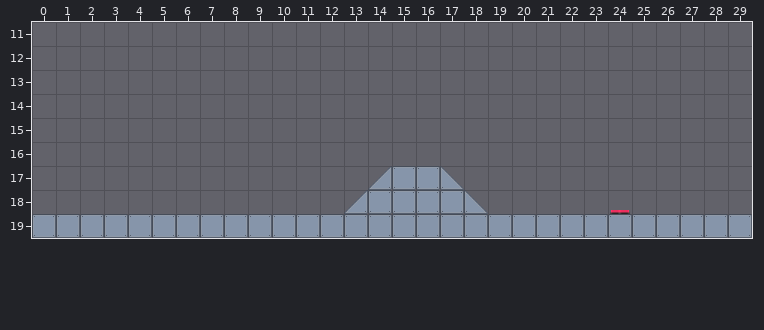
An edit to a level. Tiled map, Assets/tiled/TestMap.tmx. The first picture shows the starting point.
Cells are 32x32 px. Shown: x 0..29, y 11..19.
After the commit:
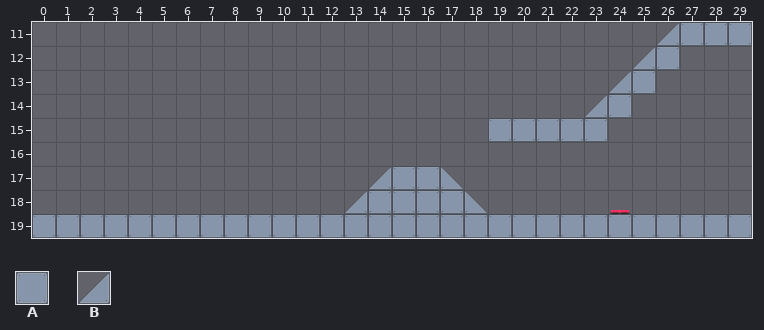
Key: from "NuggetGame": A 0 "floor", B 2 "ramp_right".
_ is an empty cell.
Edits made:
{"where": "layer \"Floor\""}
{"y":11,"x":26,"old":"____","new":"BAAA"}
{"y":12,"x":25,"old":"__","new":"BA"}
{"y":13,"x":24,"old":"__","new":"BA"}
{"y":14,"x":23,"old":"__","new":"BA"}
{"y":15,"x":19,"old":"_____","new":"AAAAA"}
{"label":"added","picture_box":[488,22,752,142]}
